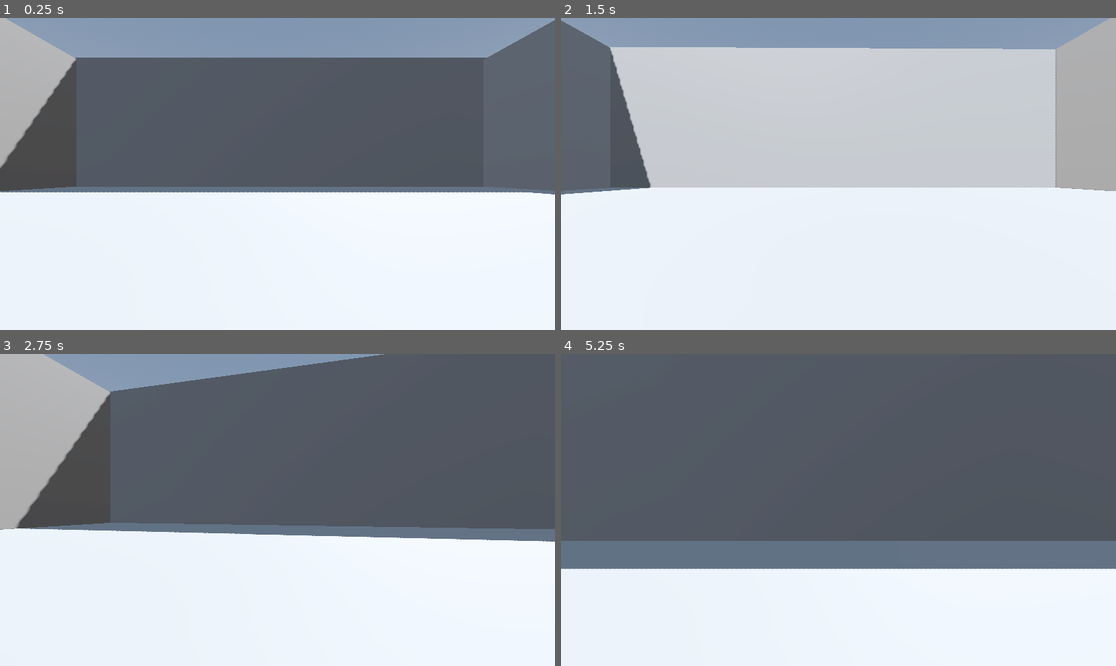
Above: before the commit, frames 1-4 (two rows, left to right).
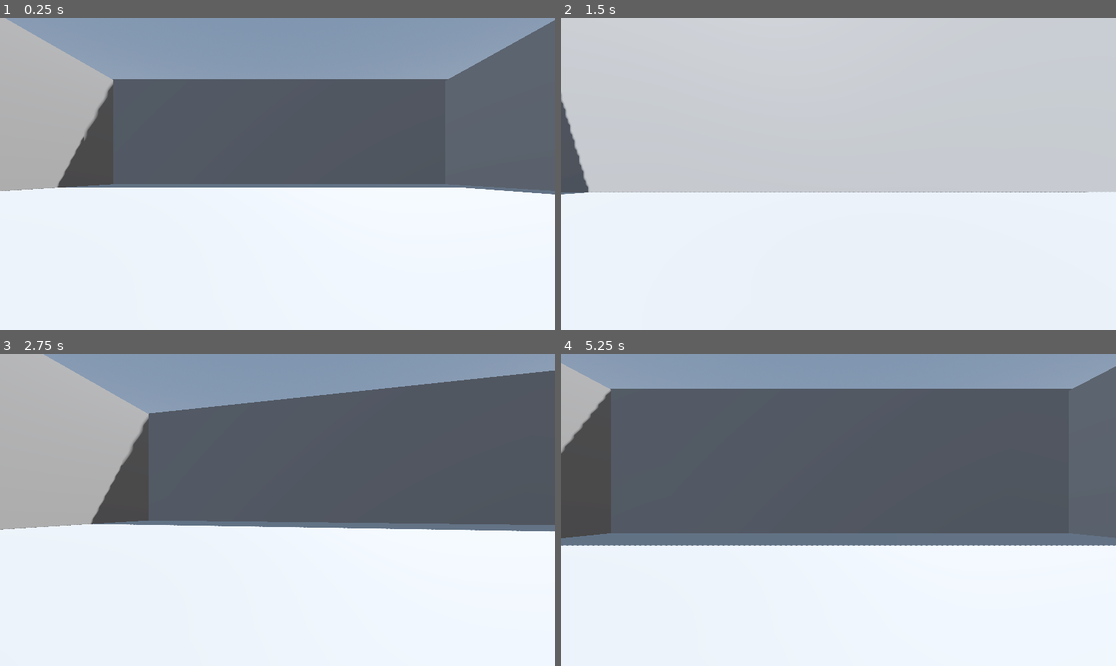
Above: after the commit, the same moments.

Repository: SeminixDev/pandora-boomer-shooter
Game: Godot game, scene res://world.tscn
Same seed, same stepped clock (60 frames per second), same inputs: the game is played once before the commit and once after it.
Inputs:
- Up to frame 1 (0.25 s): no input
- Up to frame 2 (1.5 s): tap Enter (ui_accept) at 0.5, 0.77 s; hold Right (ui_right) 0.53-1.28 s; hold Down (ui_down) from 1.28 s (still down)
- Up to frame 3 (2.75 s): tap Enter (ui_accept) at 1.52 s; release Down (ui_down) at 2.03 s; hold Right (ui_right) from 2.03 s (still down)
- Up to frame 4 (5.25 s): release Right (ui_right) at 2.78 s; hold Up (ui_up) 2.78-3.53 s; tap Enter (ui_accept) at 3.02, 3.77, 4.52 s; hold Left (ui_left) 3.53-5.03 s; hold Down (ui_down) from 5.03 s (still down)

The runs differ from the first frame. In frame 1, 12% of the frame differs, in the area x 0-100%, y 12-57%; in frame 2, 21%; in frame 3, 16%; in frame 4, 25%, in the area x 0-100%, y 0-70%.

Commit message:
Changed player position

Diff:
--- a/world.tscn
+++ b/world.tscn
@@ -90,4 +90,4 @@
 shape = SubResource("ConcavePolygonShape3D_pkg7o")
 
 [node name="CharacterBody3D" parent="." unique_id=1346923229 instance=ExtResource("1_f3sb7")]
-transform = Transform3D(1, 0, 0, 0, 1, 0, 0, 0, 1, -0.111974716, 0, -0.03399372)
+transform = Transform3D(1, 0, 0, 0, 1, 0, 0, 0, 1, -0.111974716, 0, 4.33877)
